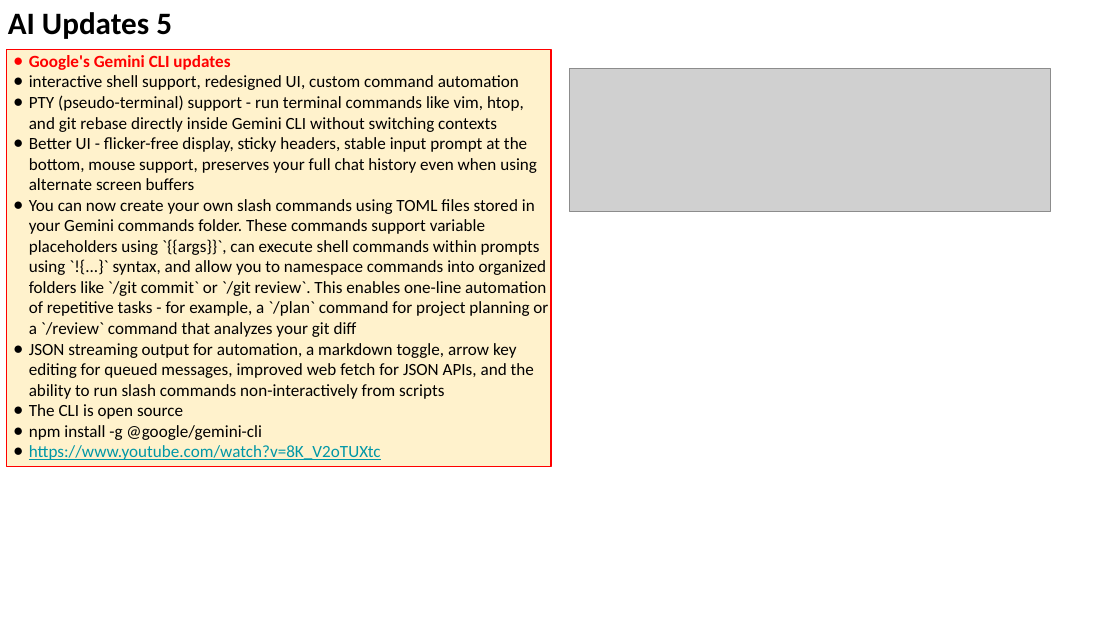
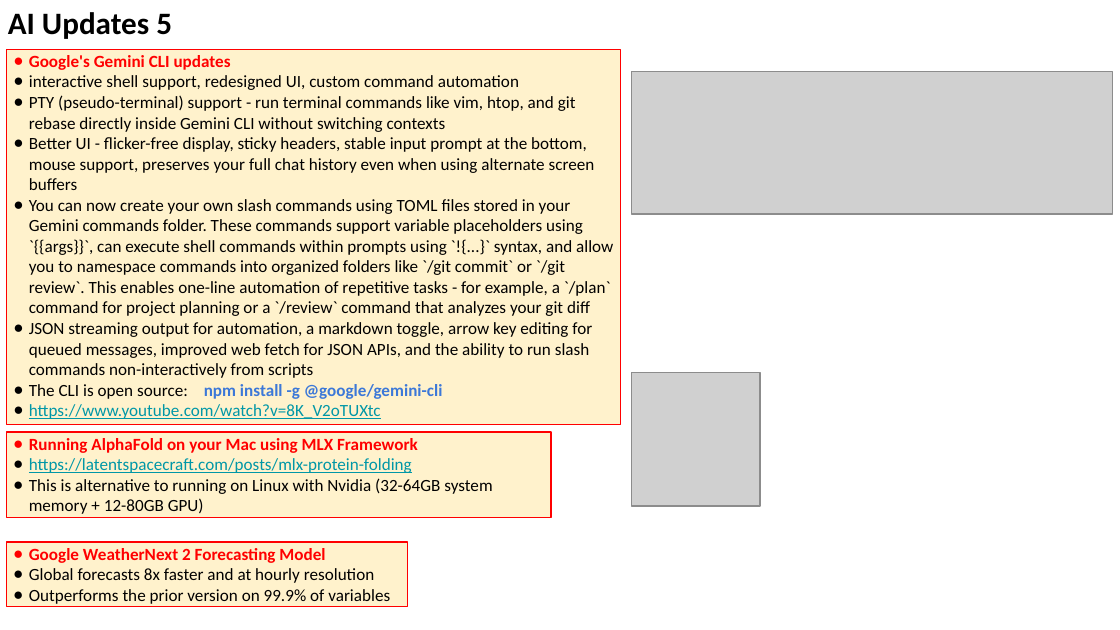
Before and after one commit to lselector/seminar, a slide deck: slide 12 of 2025/2025-11-21-AI-Updates.pptx (slide 11 before the commit). Drawn at 1120x630 pixels with LibreOffice and Linux fonts; fonts in the diff are those of the drawing; grey boxes stand for pictures. Boxes give left, top, right and bottom in pixels: in the first picture for what was removed or moved away, otherwise in the second. Text is boxed around its words. In the diff, an @@ line names an element or a change of style, - is before the commit and + after.

Commit message:
update

```diff
--- a/2025/2025-11-21-AI-Updates.pptx
+++ b/2025/2025-11-21-AI-Updates.pptx
@@ rectangle "Google's Gemini CLI updates": place and size @@
-rectangle "Google's Gemini CLI updates" at <box>7,49,551,466</box>
+rectangle "Google's Gemini CLI updates" at <box>7,49,620,424</box>
@@ picture: place and size @@
-picture at <box>570,69,1051,212</box>
+picture at <box>632,72,1112,214</box>
@@ text in rectangle at <box>29,384,443,399</box>: text changed; text colour #000000 to #3C78D8; bold on @@
-● The CLI is open source
-● npm install -g @google/gemini-cli
+● The CLI is open source: npm install -g @google/gemini-cli
@@ picture added at <box>632,372,760,506</box> @@
@@ rectangle added at <box>7,432,551,517</box>, fill #FFF2CC, outline #FF0000 0.75 pt, 11 pt, text #000000 @@
+● Running AlphaFold on your Mac using MLX Framework
+● https://latentspacecraft.com/posts/mlx-protein-folding
+● This is alternative to running on Linux with Nvidia (32-64GB system memory + 12-80GB GPU)
@@ rectangle added at <box>7,542,408,607</box>, fill #FFF2CC, outline #FF0000 0.75 pt, 11 pt, text #000000 @@
+● Google WeatherNext 2 Forecasting Model
+● Global forecasts 8x faster and at hourly resolution
+● Outperforms the prior version on 99.9% of variables
```
Also in this commit, not shown: 8 other slides changed, 3 slides added, 1 slide removed.
